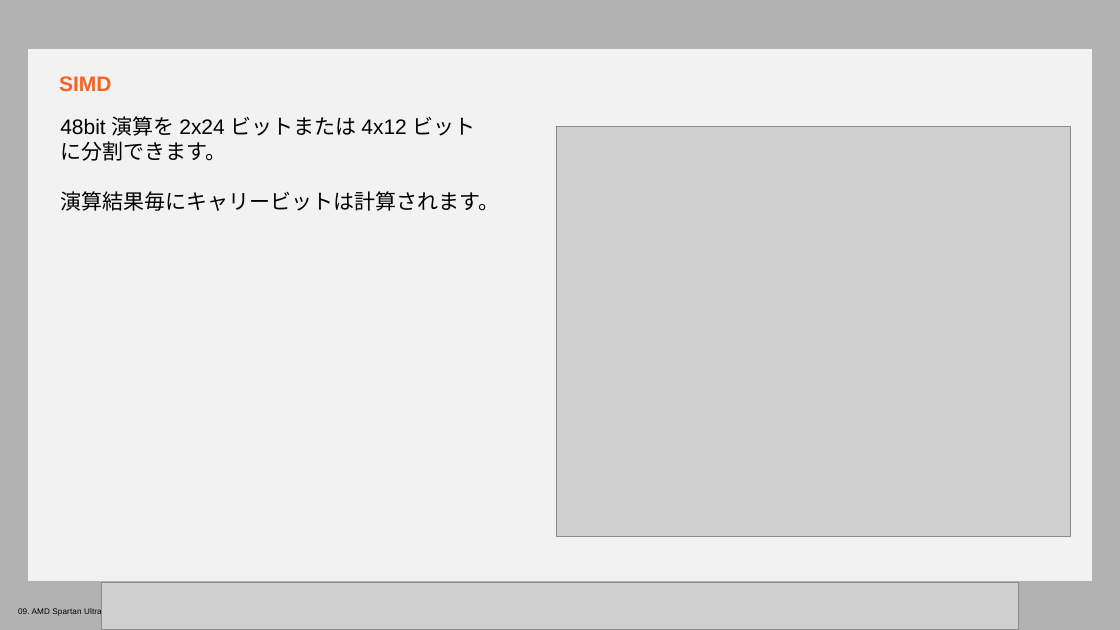
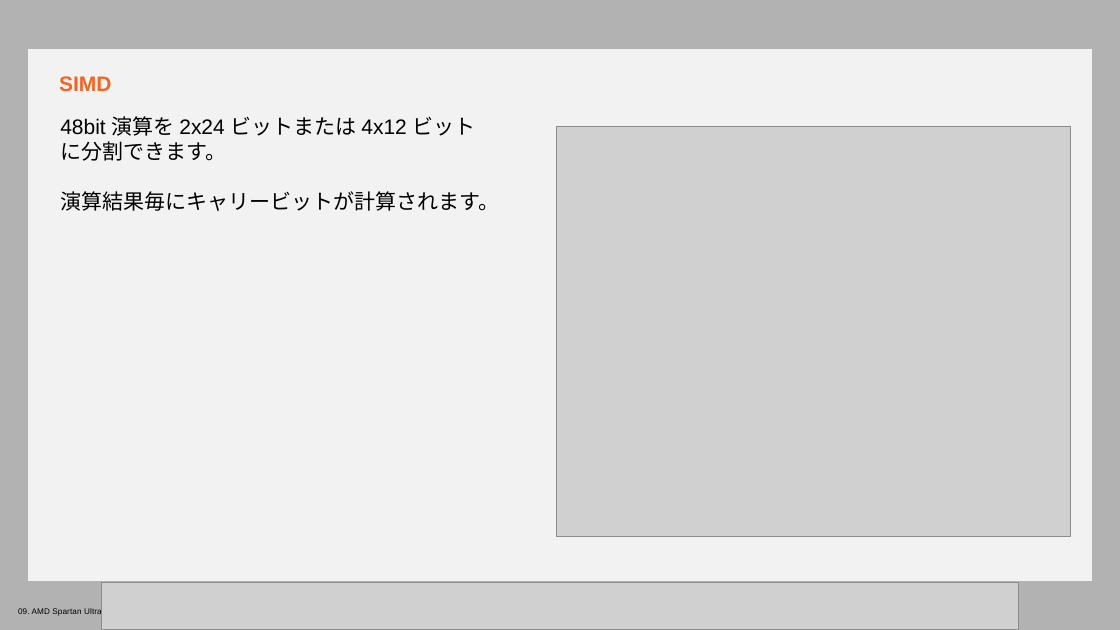
Before and after one commit to hdlabjk/spusp, a slide deck: slide 15 of doc/slides_docx/09. AMD Spartan UltraScale+ Architecture DSP Resources_ILT_translated_ja.pptx. Drawn at 1120x630 pixels with LibreOffice and Linux fonts; fonts in the diff are those of the drawing; grey boxes stand for pictures; background and template pictures are left out. Boxes give left, top, right and bottom in pixels: in the first picture for what was removed or moved away, otherwise in the second. Text is boxed around its words. In the diff, an @@ line names an element or a change of style, - is before the commit and + after.

```diff
--- a/doc/slides_docx/09. AMD Spartan UltraScale+ Architecture DSP Resources_ILT_translated_ja.pptx
+++ b/doc/slides_docx/09. AMD Spartan UltraScale+ Architecture DSP Resources_ILT_translated_ja.pptx
@@ text at [60, 191, 499, 211]: text changed @@
-演算結果毎にキャリービットは計算されます。
+演算結果毎にキャリービットが計算されます。
```
Also in this commit, not shown: 7 other slides changed, 9 other files.
